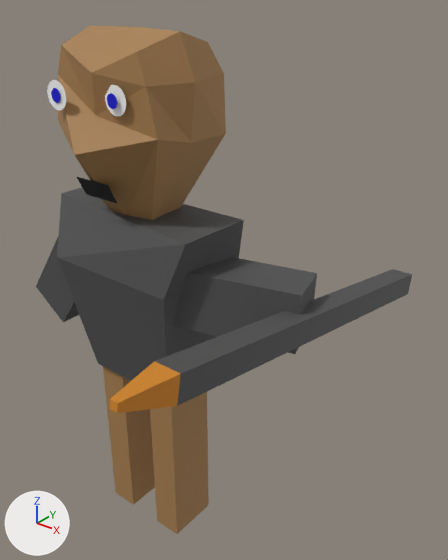
A saved change to the OBJ model KingOfKings/Models/spearman2f.obj.
Camera for both pictures: a camera (50 mm lens) standing at (4.54, -4.33, 6.43) and looking at (0.59, 0.6, 3.37). Lighting does not change. The marker at lower left points along +X, +Y and +Z. Where no turn or scale is listed for an object, it has been applied to the vertices.

The older version as bpy lines, for what is in view:
```python
ob_circle_002 = bpy.data.objects.new('Circle.002', me_circle_002)
ob_circle_002.location = (0.0, 0.0, 0.0)
ob_circle_003 = bpy.data.objects.new('Circle.003', me_circle_003)
ob_circle_003.location = (0.0, 0.0, 0.0)
ob_cube_002 = bpy.data.objects.new('Cube.002', me_cube_002)
ob_cube_002.location = (0.0, 0.0, 0.0)
ob_cube_004 = bpy.data.objects.new('Cube.004', me_cube_004)
ob_cube_004.location = (0.0, 0.0, 0.0)
ob_cube_005 = bpy.data.objects.new('Cube.005', me_cube_005)
ob_cube_005.location = (0.0, 0.0, 0.0)
ob_cube_007 = bpy.data.objects.new('Cube.007', me_cube_007)
ob_cube_007.location = (0.0, 0.0, 0.0)
ob_plane = bpy.data.objects.new('Plane', me_plane)
ob_plane.location = (0.0, 0.0, 0.0)
# me_cube_004
# before: 0 (-0.56, -0.31, 0.17) at pixel (115, 492), 1 (-0.56, 0.31, 0.17), 2 (-0.22, 0.31, 0.17), 3 (-0.22, -0.31, 0.17) at pixel (133, 504), 4 (-0.56, -0.31, 2.71)
# before: 5 (-0.56, 0.31, 2.71), 6 (-0.22, 0.31, 2.71), 7 (-0.22, -0.31, 2.71)
# me_cube_005
# before: 0 (0.22, -0.31, 0.17) at pixel (157, 520), 1 (0.22, 0.31, 0.17), 2 (0.56, 0.31, 0.17) at pixel (208, 505), 3 (0.56, -0.31, 0.17) at pixel (177, 534), 4 (0.22, -0.31, 2.71)
# before: 5 (0.22, 0.31, 2.71), 6 (0.56, 0.31, 2.71), 7 (0.56, -0.31, 2.71)
# also in view: 'Cube.001' at (-0.01, -0.05, 3.26); 'Cube.003' at (-1.12, 0.04, 3.32); 'Cube' at (0.0, -0.06, 5.11)
```
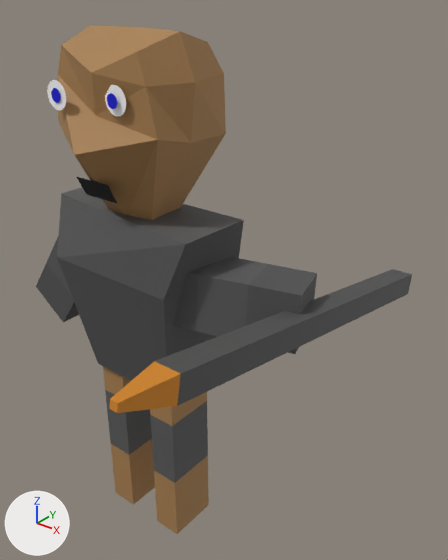
What changed in the scene script:
```text
Change mat_material_004:
    mat_material_004.base_color: (0.0, 0.00181, 0.64) -> (0.625, 0.229, 0.0148)  # blue #0006d1 -> orange #cf8420
Add mat_material_008:
    mat_material_008 = principled_material('Material.008')
    mat_material_008.base_color = (0.0984, 0.0984, 0.0984)  # dark grey #585858
    mat_material_008.roughness = 0.69
Add mat_material_007:
    mat_material_007 = principled_material('Material.007')
    mat_material_007.base_color = (0.39, 0.213, 0.0793)  # brown #a87f50
    mat_material_007.roughness = 0.69
Change me_cube_004:
    where me_cube_004.from_pydata(...)  # 8 vertices, 6 faces; spans x -0.56..-0.22, y -0.31..0.31, z 0.17..2.71
    used by ob_cube_004; location = (0.0, 0.0, 0.0)
    verts and faces of me_cube_004; kept vertices keep their numbers, new ones are numbered from 8
    me_cube_004 part 1
    add delete_faces([(0, 4, 5, 1), (1, 5, 6, 2), (2, 6, 7, 3), (0, 3, 7, 4)])
    add for new, old in zip([*range(8, 12)], [*range(0, 4)]): verts[new] = verts[old] + (0.0, 0.0, 0.84)
    add for new, old in zip([*range(12, 16)], [*range(4, 8)]): verts[new] = verts[old] + (0.0, 0.0, -0.85)
    add faces += [(0, 8, 9, 1), (1, 9, 10, 2), (2, 10, 11, 3), (0, 3, 11, 8), (4, 12, 15, 7), (6, 7, 15, 14)]  # mat_material_002 (brown #a87f50)
    add faces += [(5, 6, 14, 13), (4, 5, 13, 12)]  # mat_material_002 (brown #a87f50)
    add faces += [(8, 11, 15, 12), (10, 14, 15, 11), (9, 13, 14, 10), (8, 12, 13, 9)]  # mat_material_008 (dark grey #585858)
    add me_cube_004.materials.append(mat_material_008)  # dark grey #585858
Change me_cube_005:
    where me_cube_005.from_pydata(...)  # 8 vertices, 6 faces; spans x 0.22..0.56, y -0.31..0.31, z 0.17..2.71
    used by ob_cube_005; location = (0.0, 0.0, 0.0)
    verts and faces of me_cube_005; kept vertices keep their numbers, new ones are numbered from 8
    remove me_cube_005.materials.append(mat_material_002)  # brown #a87f50
    me_cube_005 part 2
    add delete_faces([(0, 4, 5, 1), (1, 5, 6, 2), (2, 6, 7, 3), (0, 3, 7, 4)])
    add for new, old in zip([*range(8, 12)], [*range(0, 4)]): verts[new] = verts[old] + (0.0, 0.0, 0.84)
    add for new, old in zip([*range(12, 16)], [*range(4, 8)]): verts[new] = verts[old] + (0.0, 0.0, -0.85)
    add faces += [(0, 8, 9, 1), (1, 9, 10, 2), (2, 10, 11, 3), (0, 3, 11, 8), (4, 12, 15, 7), (6, 7, 15, 14)]  # mat_material_007 (brown #a87f50)
    add faces += [(5, 6, 14, 13), (4, 5, 13, 12)]  # mat_material_007 (brown #a87f50)
    add faces += [(8, 11, 15, 12), (10, 14, 15, 11), (9, 13, 14, 10), (8, 12, 13, 9)]  # mat_material_008 (dark grey #585858)
    add me_cube_005.materials.append(mat_material_007)  # brown #a87f50
    add me_cube_005.materials.append(mat_material_008)  # dark grey #585858
Change me_cube_007:
    where me_cube_007.from_pydata(...)  # 12 vertices, 10 faces; spans x 1.82..2.07, y -2.24..2.38, z 2.97..3.99
    remove me_cube_007.materials.append(mat_material_006)  # orange #cf8421
    add me_cube_007.materials.append(mat_material_004)  # orange #cf8420
```

What differs and where, as boxes [x1, y1, x2, y2] in the pictures (448 x 560 px):
part 1 of me_cube_004, built on: [105, 388, 154, 475] in both
part 2 of me_cube_005, built on: [150, 399, 208, 485] in both
